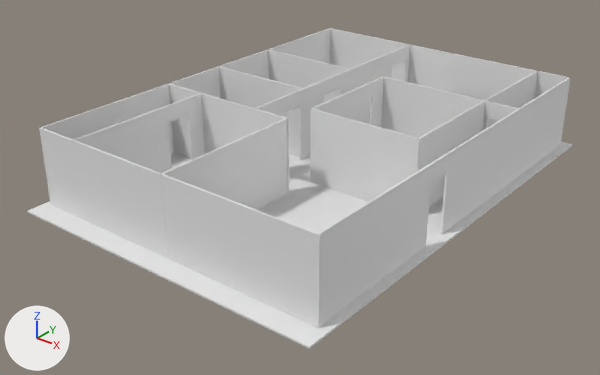
The Blender file Unwelcome/Assets/unspooky_house.blend, before and after one commit.
Both versions are drawn from a 50 mm lens placed at (17.28, -23.88, 11.0), pointed at (2.95, -5.97, -0.11). Arrows for +X, +Y and +Z are at lower left; the lights stay in place.

The scene before the commit, as lines of its bpy script (objects in view):
```python
ob_east_wall = bpy.data.objects.new('East Wall', me_cube_003)
ob_east_wall.location = (3.05, 1.85, 1.19)
ob_east_wall.rotation_euler = (4.712, 0.0, 0.0)  # degrees (270, 0, 0)
ob_east_wall.scale = (16.1, 4.0, 0.0814)
ob_floor = bpy.data.objects.new('Floor', me_cube_001)
ob_floor.location = (3.11, -5.02, 0.0)
ob_floor.scale = (16.8, 23.7, 0.0814)
ob_north_entrance_wall = bpy.data.objects.new('North Entrance Wall', me_cube_015)
ob_north_entrance_wall.location = (1.84, -2.42, 1.19)
ob_north_entrance_wall.rotation_euler = (4.712, 0.0, 1.571)  # degrees (270, 0, 90)
ob_north_entrance_wall.scale = (14.1, 4.0, 0.0814)
ob_sister_east = bpy.data.objects.new('Sister East', me_cube_010)
ob_sister_east.location = (5.52, -1.86, 1.19)
ob_sister_east.rotation_euler = (4.712, 0.0, 0.0)  # degrees (270, 0, 0)
ob_sister_east.scale = (7.86, 4.0, 0.0814)
ob_sister_north = bpy.data.objects.new('Sister North', me_cube_012)
ob_sister_north.location = (3.15, -3.78, 1.19)
ob_sister_north.rotation_euler = (4.712, 0.0, 1.571)  # degrees (270, 0, 90)
ob_sister_north.scale = (6.22, 4.0, 0.0814)
ob_sister_south = bpy.data.objects.new('Sister South', me_cube_014)
ob_sister_south.location = (6.8, -1.91, 1.19)
ob_sister_south.rotation_euler = (4.712, 0.0, 1.571)  # degrees (270, 0, 90)
ob_sister_south.scale = (12.4, 4.0, 0.0814)
ob_sister_west = bpy.data.objects.new('Sister West', me_cube_013)
ob_sister_west.location = (4.97, -5.65, 1.19)
ob_sister_west.rotation_euler = (4.712, 0.0, 0.0)  # degrees (270, 0, 0)
ob_sister_west.scale = (6.01, 4.0, 0.0814)
ob_west_bedroom = bpy.data.objects.new('West Bedroom', me_cube_004)
ob_west_bedroom.location = (0.0, -1.86, 1.19)
ob_west_bedroom.rotation_euler = (4.712, 0.0, 0.0)  # degrees (270, 0, 0)
ob_west_bedroom.scale = (6.01, 4.0, 0.0814)
ob_west_wall = bpy.data.objects.new('West Wall', me_cube_020)
ob_west_wall.location = (3.08, -11.55, 1.19)
ob_west_wall.rotation_euler = (4.712, 0.0, 0.0)  # degrees (270, 0, 0)
ob_west_wall.scale = (16.0, 4.0, 0.0814)
# also in view: 'South Wall' at (7.92, -4.84, 1.19); 'Closet Wall' at (0.0, -4.41, 1.19); 'Master Bed Entrance' at (0.64, -6.71, 1.19); 'North Wall' at (-1.8, -4.87, 1.19); 'South Master Bedroom' at (3.07, -9.15, 1.19)
```
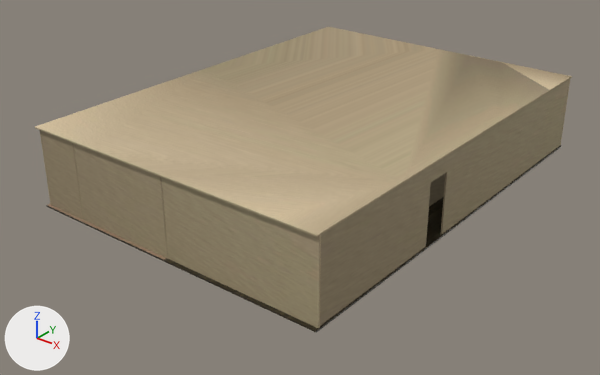
Where the change shows, as pixel boxes [x1, y1, x2, y2] in the pictures (600 x 375 px):
'Floor.001', added (beige): after [35, 27, 572, 237]
'West Wall', recoloured (grey to brown): [40, 128, 321, 328] in both
'South Wall', recoloured (grey to brown): [319, 78, 570, 326] in both
'Floor', reshaped, moved, rescaled (10% shorter): before [27, 141, 573, 349]; after [46, 145, 561, 332]
'Sister West', recoloured: [311, 108, 419, 202] in both
'East Wall', recoloured: [330, 28, 570, 145] in both
'South Master Bedroom', recoloured: [160, 118, 288, 259] in both
'North Wall', recoloured: [39, 28, 330, 205] in both
'Master Bathroom', recoloured: [72, 93, 205, 219] in both
'Sister East', recoloured: [381, 77, 519, 138] in both
'North Entrance Wall', recoloured: [255, 45, 410, 160] in both
'Master Bed Entrance', recoloured: [168, 83, 289, 194] in both
'Sister South', recoloured (grey to brown): [415, 71, 538, 206] in both
'Closet Wall', recoloured: [218, 66, 303, 157] in both
'West Bedroom', recoloured: [267, 49, 350, 102] in both
'Sister North', recoloured: [310, 77, 384, 182] in both
part 1 of me_cube_001, added: after [46, 145, 561, 332]

Diff of the bpy script that builds the scene:
```diff
--- a/Unwelcome/Assets/unspooky_house.blend.py
+++ b/Unwelcome/Assets/unspooky_house.blend.py
@@ me_cube_001 @@
 # used by ob_floor; location = (3.11, -5.02, 0.0); scale = (16.8, 23.7, 0.0814)
-me_cube_001.from_pydata(...)  # 8 vertices, 6 faces; spans x -0.305..0.305, y -0.305..0.305, z -0.305..0.305
+me_cube_001.from_pydata(...)  # 315 vertices, 267 faces; spans x -0.305..0.305, y -0.305..0.305, z -0.305..0.305
+# me_cube_001 part 1: 307 vertices added at x -0.305..0.305, y -0.305..0.305, z 0.305
+me_cube_001.materials.append(mat_wood_panels)  # picture img_img_6932_jpeg
+me_cube_001.materials.append(mat_carpet)  # picture img_img_7390_jpeg
@@ me_cube_003 @@
 me_cube_003.from_pydata(...)  # 8 vertices, 6 faces; spans x -0.305..0.305, y -0.305..0.305, z -0.305..0.305
+me_cube_003.materials.append(mat_wall)  # picture img_wall_texture_jpeg
@@ me_cube_004 @@
 me_cube_004.from_pydata(...)  # 8 vertices, 6 faces; spans x -0.305..0.305, y -0.305..0.305, z -0.305..0.305
+me_cube_004.materials.append(mat_material_001)  # picture img_wall_texture_jpeg
@@ me_cube_010 @@
 me_cube_010.from_pydata(...)  # 16 vertices, 12 faces; spans x -0.305..0.305, y -0.305..0.305, z -0.305..0.305
+me_cube_010.materials.append(mat_wall)  # picture img_wall_texture_jpeg
@@ me_cube_012 @@
 me_cube_012.from_pydata(...)  # 17 vertices, 12 faces; spans x -0.305..0.305, y -0.305..0.305, z -0.305..0.305
+me_cube_012.materials.append(mat_wall)  # picture img_wall_texture_jpeg
@@ me_cube_013 @@
 me_cube_013.from_pydata(...)  # 8 vertices, 6 faces; spans x -0.305..0.305, y -0.305..0.305, z -0.305..0.305
+me_cube_013.materials.append(mat_wall)  # picture img_wall_texture_jpeg
@@ me_cube_014 @@
 me_cube_014.from_pydata(...)  # 8 vertices, 6 faces; spans x -0.305..0.305, y -0.305..0.305, z -0.305..0.305
+me_cube_014.materials.append(mat_wall)  # picture img_wall_texture_jpeg
@@ me_cube_015 @@
 me_cube_015.from_pydata(...)  # 41 vertices, 21 faces; spans x -0.305..0.305, y -0.305..0.305, z -0.305..0.305
+me_cube_015.materials.append(mat_wall)  # picture img_wall_texture_jpeg
@@ me_cube_016 @@
 me_cube_016.from_pydata(...)  # 16 vertices, 12 faces; spans x -0.305..0.305, y -0.305..0.305, z -0.305..0.305
+me_cube_016.materials.append(mat_wall)  # picture img_wall_texture_jpeg
@@ me_cube_017 @@
 me_cube_017.from_pydata(...)  # 8 vertices, 6 faces; spans x -0.305..0.305, y -0.305..0.305, z -0.305..0.305
+me_cube_017.materials.append(mat_wall)  # picture img_wall_texture_jpeg
@@ me_cube_018 @@
 me_cube_018.from_pydata(...)  # 8 vertices, 6 faces; spans x -0.305..0.305, y -0.305..0.305, z -0.305..0.305
+me_cube_018.materials.append(mat_wall)  # picture img_wall_texture_jpeg
@@ me_cube_020 @@
 me_cube_020.from_pydata(...)  # 8 vertices, 6 faces; spans x -0.305..0.305, y -0.305..0.305, z -0.305..0.305
+me_cube_020.materials.append(mat_wall)  # picture img_wall_texture_jpeg
@@ me_cube_023 @@
 me_cube_023.from_pydata(...)  # 16 vertices, 12 faces; spans x -0.305..0.305, y -0.305..0.305, z -0.305..0.305
+me_cube_023.materials.append(mat_wall)  # picture img_wall_texture_jpeg
@@ me_cube_026 @@
 me_cube_026.from_pydata(...)  # 17 vertices, 12 faces; spans x -0.305..0.305, y -0.305..0.305, z -0.305..0.305
+me_cube_026.materials.append(mat_wall)  # picture img_wall_texture_jpeg
@@ me_cube_027 @@
 me_cube_027.from_pydata(...)  # 8 vertices, 6 faces; spans x -0.305..0.305, y -0.305..0.305, z -0.305..0.305
+me_cube_027.materials.append(mat_wall)  # picture img_wall_texture_jpeg
@@ ob_floor @@
 ob_floor = bpy.data.objects.new('Floor', me_cube_001)
-ob_floor.location = (3.11, -5.02, 0.0)
-ob_floor.scale = (16.8, 23.7, 0.0814)
+ob_floor.location = (3.05, -4.91, 0.0)
+ob_floor.scale = (16.2, 22.2, 0.0814)
@@ ob_floor_001 @@
+ob_floor_001 = bpy.data.objects.new('Floor.001', me_cube_005)  # 21 vertices, 6 faces; spans x -0.305..0.305, y -0.305..0.305, z -0.305..0.305; in mat_wall (picture img_wall_texture_jpeg)
+ob_floor_001.location = (3.05, -4.91, 2.44)
+ob_floor_001.scale = (16.2, 22.2, 0.0814)
```
